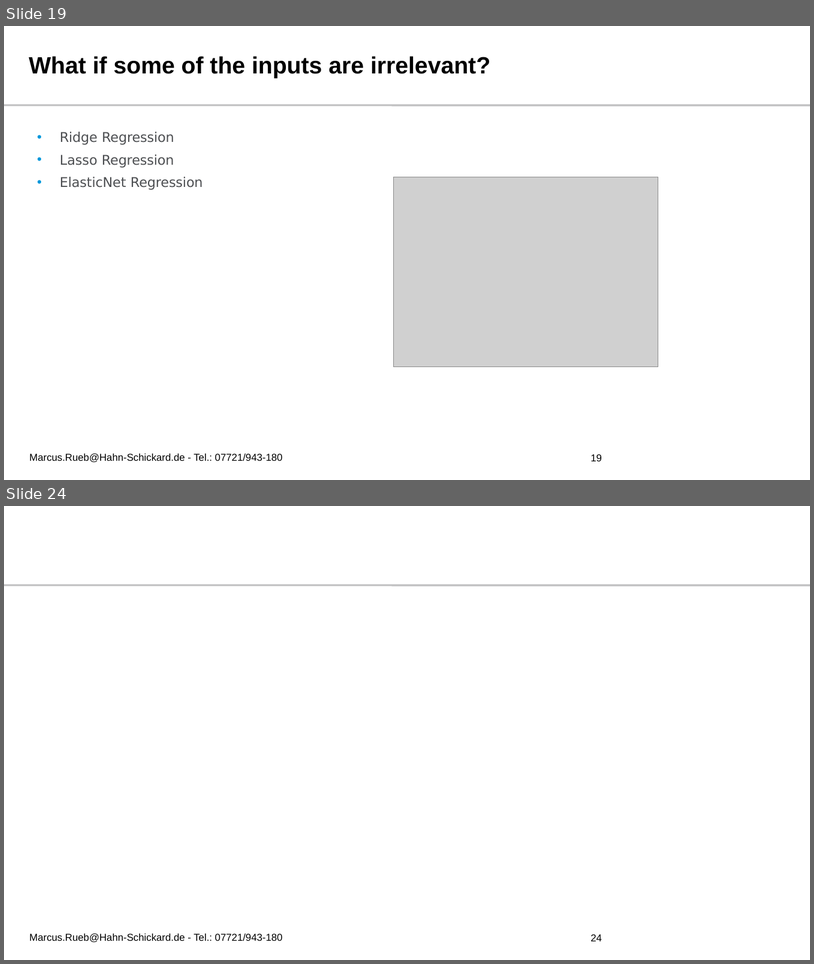
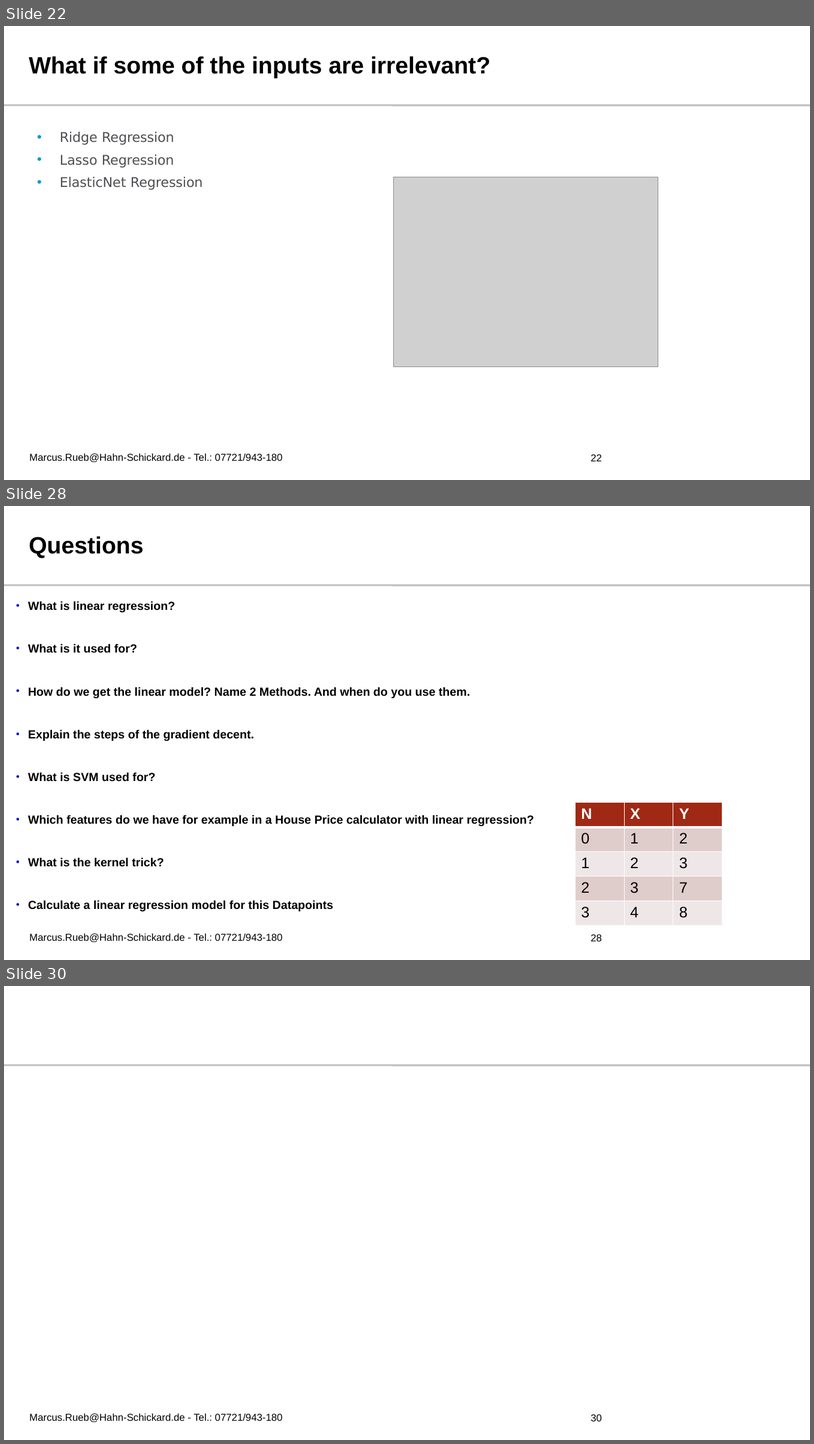
Before and after one commit to r1marcus/Fundamentals-of-Deep-Learning-HFU, a slide deck: Slides/02 - Linear Regression and Support Vector Machines/Linear Regression and Support Vector Machines.pptx. Shown one above the other, each under a label of ours: slides 19 and 24 before the commit, slides 22, 28 and 30 after it; the slides between them are not shown. The pictures are 814x964 and 814x1444 pixels, drawn with LibreOffice and Linux fonts; fonts in the diff are those of the drawing; grey boxes stand for pictures; background and template pictures are left out. Boxes give left, top, right and bottom in pixels: in the first picture for what was removed or moved away, otherwise in the second. Text is boxed around its words. In the diff, an @@ line names an element or a change of style, - is before the commit and + after.

```diff
--- a/Slides/02 - Linear Regression and Support Vector Machines/Linear Regression and Support Vector Machines.pptx
+++ b/Slides/02 - Linear Regression and Support Vector Machines/Linear Regression and Support Vector Machines.pptx
@@ slide 28 added at [4, 506, 810, 960], background #FFFFFF; not listed: 1 template element that a slide beside it also shows @@
@@ title added at [29, 536, 143, 558], 28 pt, text #000000, bold @@
+Questions
@@ text added at [28, 601, 534, 911], 14 pt, text #000000, bold @@
+• What is linear regression?
+• What is it used for?
+• How do we get the linear model? Name 2 Methods. And when do you use them.
+• Explain the steps of the gradient decent.
+• What is SVM used for?
+• Which features do we have for example in a House Price calculator with linear regression?
+• What is the kernel trick?
+• Calculate a linear regression model for this Datapoints
@@ table added at [576, 802, 723, 954], 5 rows, 3 columns @@
+N | X | Y
+0 | 1 | 2
+1 | 2 | 3
+2 | 3 | 7
+3 | 4 | 8
@@ text added at [29, 933, 283, 942], 12 pt, text #000000 @@
+Marcus.Rueb@Hahn-Schickard.de - Tel.: 07721/943-180
@@ page number added at [591, 934, 602, 941], 12 pt, text #000000 @@
+28
@@ what was slide 19 is now slide 22 @@
@@ page number at [591, 454, 602, 461]: text changed @@
-19
+22
@@ what was slide 24 is now slide 30 @@
@@ page number at [591, 1414, 602, 1421]: text changed @@
-24
+30
```
Also in this commit, not shown: 11 slides changed, 6 other slides added, 1 slide removed, 11 other files.
